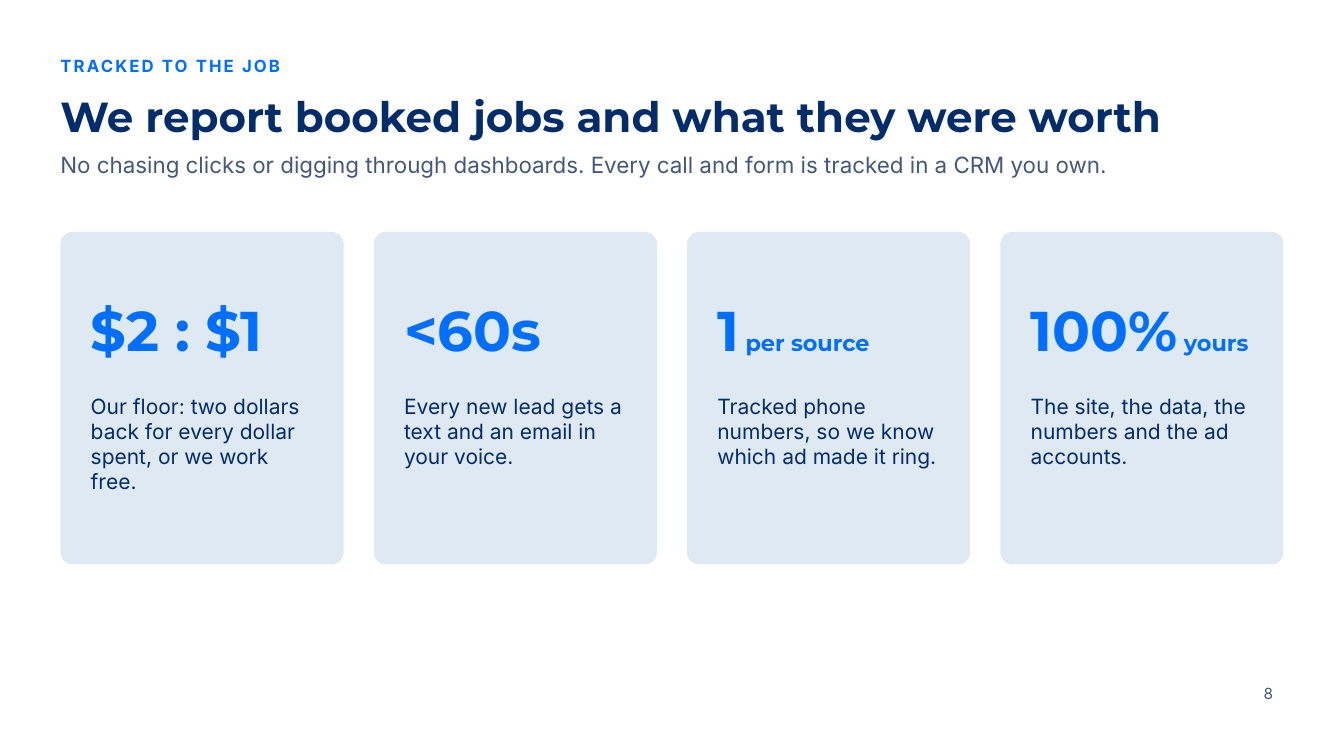
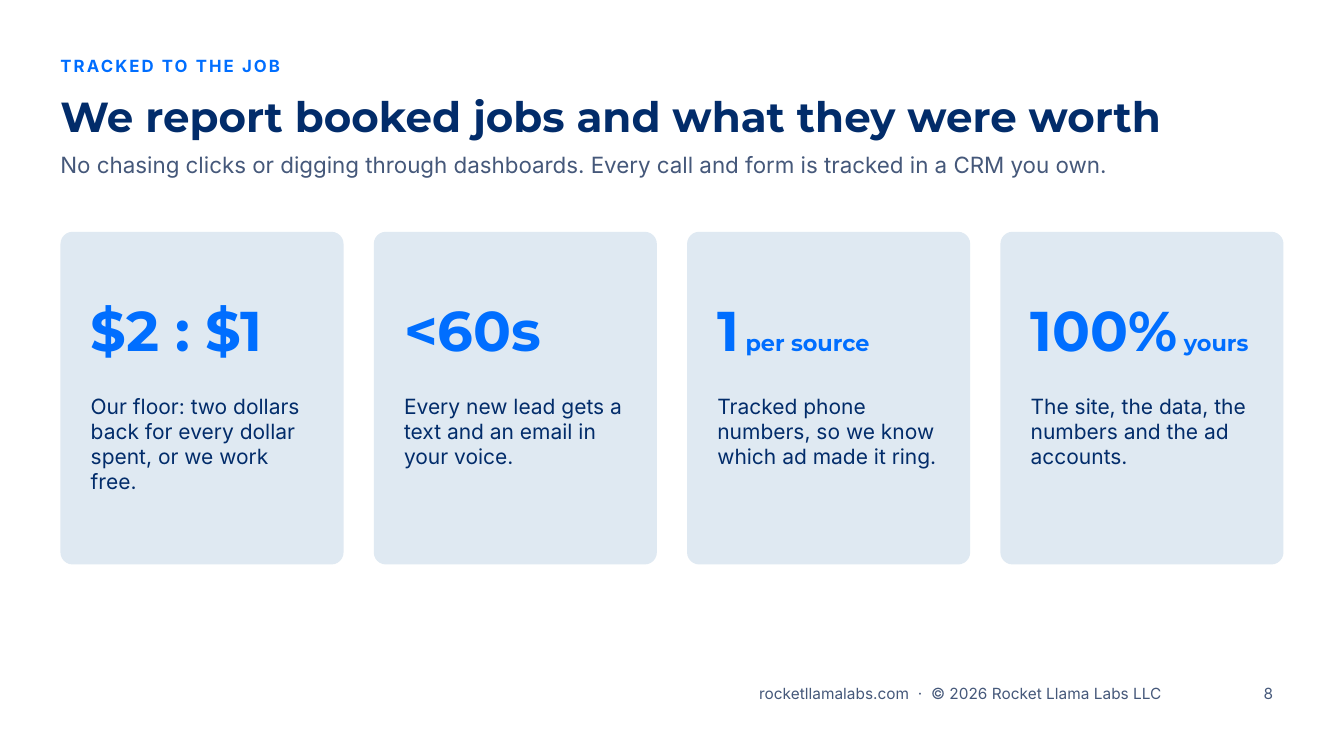
Before and after one commit to RocketLlamaLabs/rocketllama-website, a slide deck: slide 8 of public/slides/v1/rocket-llama-labs-sales-presentation-v1.pptx. Drawn at 1344x756 pixels with LibreOffice and Linux fonts; fonts in the diff are those of the drawing; background and template pictures are left out. Boxes give left, top, right and bottom in pixels: in the first picture for what was removed or moved away, otherwise in the second. Text is boxed around its words. In the diff, an @@ line names an element or a change of style, - is before the commit and + after.

```diff
--- a/public/slides/v1/rocket-llama-labs-sales-presentation-v1.pptx
+++ b/public/slides/v1/rocket-llama-labs-sales-presentation-v1.pptx
@@ text added at <box>759,687,1161,699</box>, 11 pt, text #45587A @@
+rocketllamalabs.com · © 2026 Rocket Llama Labs LLC
```
Also in this commit, not shown: 12 other slides changed, 13 other files.
